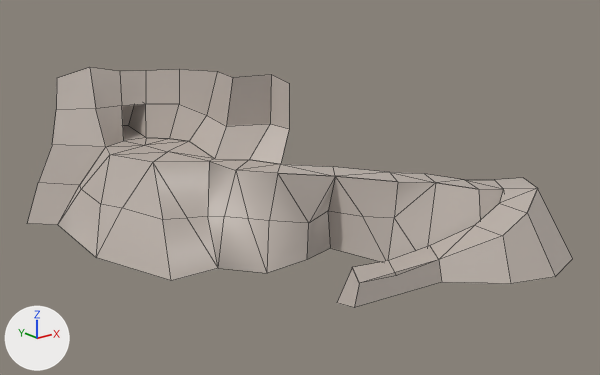
One commit to the FBX model Assets/Level/LevelOrg/Level_1.fbx: the scene before it, then after it.
Both versions are drawn from a 50 mm lens placed at (-0.429, -0.506, 0.185), pointed at (-0.03, -0.008, -0.015). Arrows for +X, +Y and +Z are at lower left; the lights stay in place. Mesh edges are drawn as thin lines. Where no turn or scale is listed for an object, it has been applied to the vertices. Vertices at the same position are counted once.

The first picture shows 'notwalkable', 'walkable'.
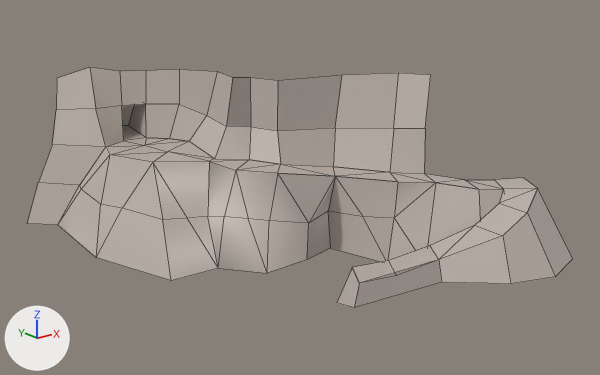
The change, as JSON lines over the scene's bpy script:
```json
{"block": "me_mesh_001", "where": "# used by ob_notwalkable; location = (-0.0711, -0.072, 0.0)"}
{"op": "remove", "block": "me_mesh_001", "code": "me_mesh_001.from_pydata(...)  # 81 vertices, 59 faces; spans x -0.126..0.19, y -0.105..0.249, z -0.068..0.07"}
{"op": "add", "block": "me_mesh_001", "code": "me_mesh_001.from_pydata(...)  # 90 vertices, 65 faces; spans x -0.126..0.19, y -0.105..0.249, z -0.068..0.07"}
{"block": "me_mesh_001", "change": "me_mesh_001 part 1"}
{"block": "me_mesh_001", "change": "2 faces are deleted"}
{"block": "me_mesh_001", "change": "4 vertices move from x 0.053..0.06, y 0.101..0.122, z 0.024..0.068 to x 0.027..0.074, y 0.063..0.114, z -0.003..0.069"}
{"block": "me_mesh_001", "change": "9 vertices are added at x 0.039..0.151, y 0.012..0.091, z -0.007..0.069"}
{"block": "me_mesh_001", "change": "8 new faces join them"}
```

Pixel boxes [x1, y1, x2, y2] of what changed, in the pictures (600 x 375 px):
```json
{"part": 1, "of": "me_mesh_001", "change": "built on", "before": [215, 74, 289, 164], "after": [215, 73, 431, 174]}
```
